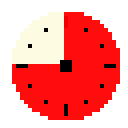
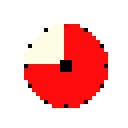
Two versions of the same layered image (128x128). Layer-by-layer changes:
"Layer 2": opacity 95% → 100%, painted on it over [12, 12, 120, 120]
removed layer "Layer 4" over [12, 12, 120, 120]
